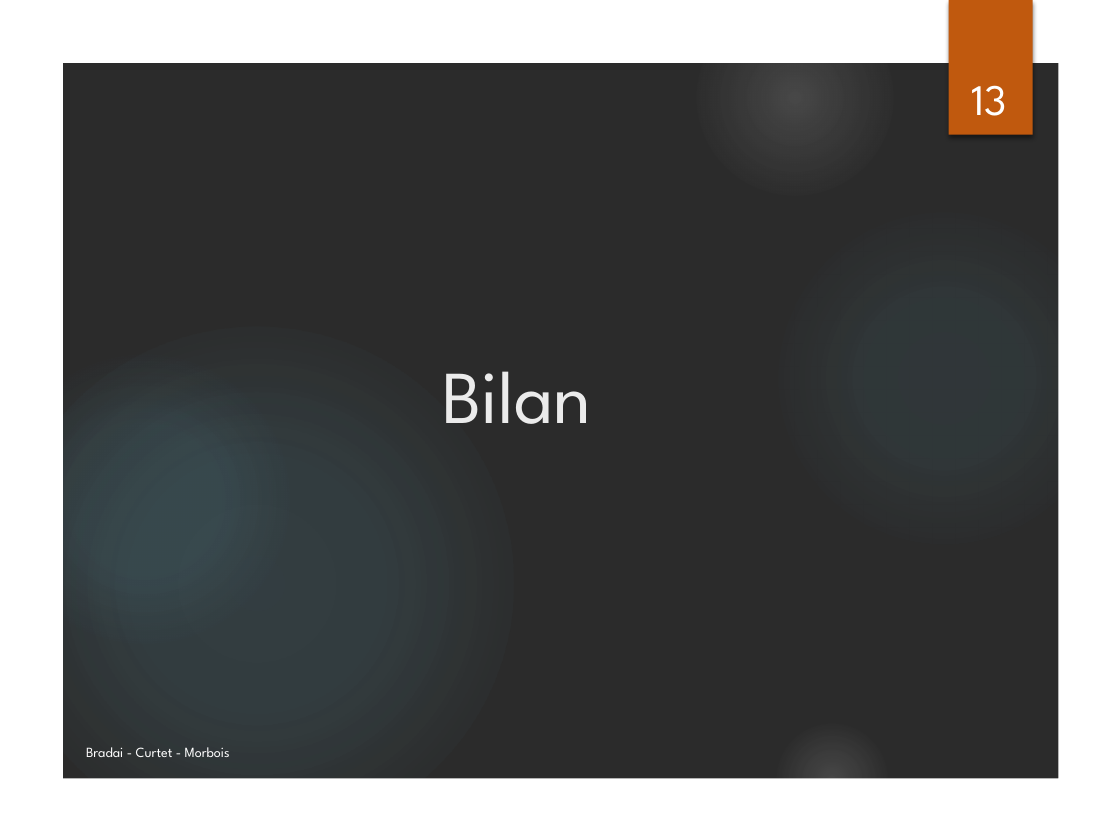
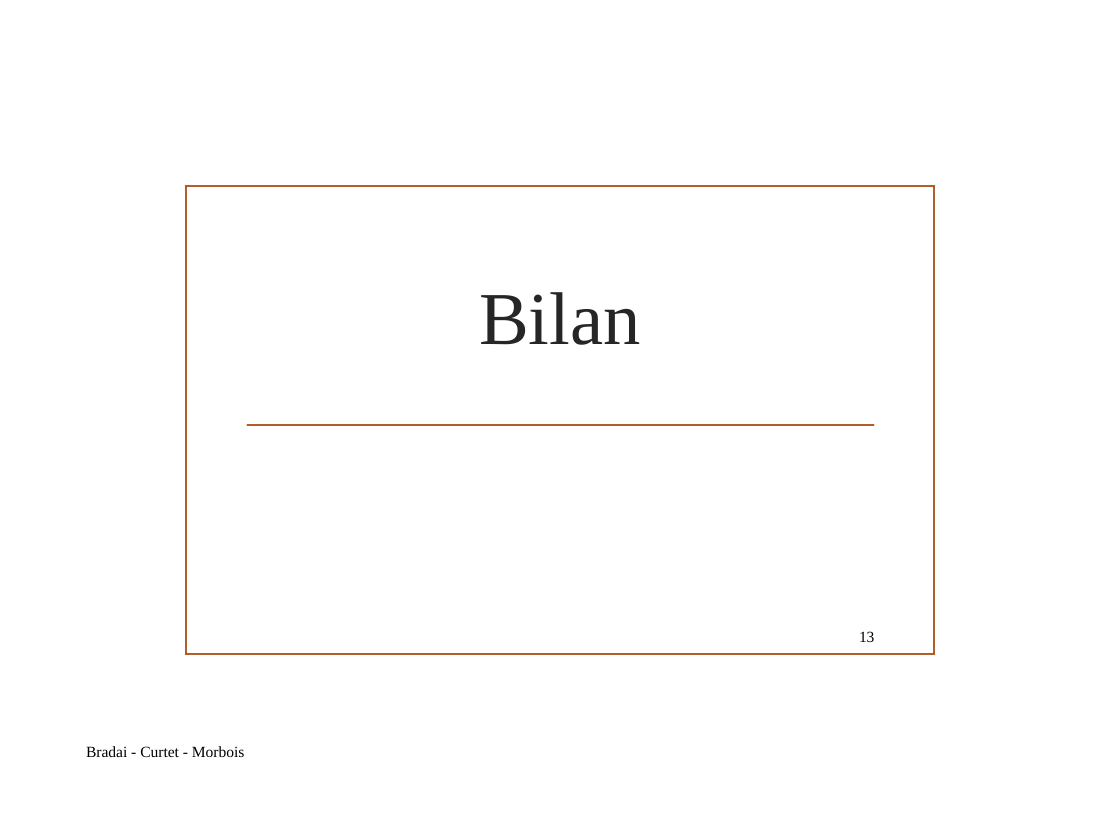
Before and after one commit to haithambradai/archi-velo, a slide deck: slide 13 of Projet ArchiWeb.pptx. Drawn at 1120x840 pixels with LibreOffice and Linux fonts; fonts in the diff are those of the drawing; background and template pictures are left out; a plain dark background stands for a picture behind light text. Boxes give left, top, right and bottom in pixels: in the first picture for what was removed or moved away, otherwise in the second. Text is boxed around its words. In the diff, an @@ line names an element or a change of style, - is before the commit and + after.

```diff
--- a/Projet ArchiWeb.pptx
+++ b/Projet ArchiWeb.pptx
@@ group removed at <box>0,0,1120,840</box>: 5 ellipses, 1 freeform shape @@
@@ rectangle removed at <box>949,0,1033,134</box> @@
@@ rectangle added at <box>186,186,935,654</box>, outline #B15E28 1.25 pt @@
@@ title "Bilan": place and size @@
-title "Bilan" at <box>442,371,591,424</box>
+title "Bilan" at <box>479,292,640,345</box>
@@ title "Bilan" at <box>479,292,640,345</box>: font League Spartan to Times New Roman, text colour #EBEBEB to #262626 @@
@@ line added from (248, 426) to (874, 426), #B15E28 1.25 pt @@
@@ page number: place and size @@
-page number at <box>971,85,1007,116</box>
+page number at <box>859,631,875,642</box>
@@ page number at <box>859,631,875,642</box>: size 28 to 10 pt, font League Spartan to Times New Roman, text colour #FFFFFF to #000000; alignment centre to right; vertical alignment bottom to middle @@
@@ text "Bradai - Curtet - Morbois" at <box>86,746,245,757</box>: size 9 to 10 pt, font League Spartan to Times New Roman, text colour #FFFFFF to #000000; vertical alignment bottom to middle @@
```
Also in this commit, not shown: 16 other slides changed.
